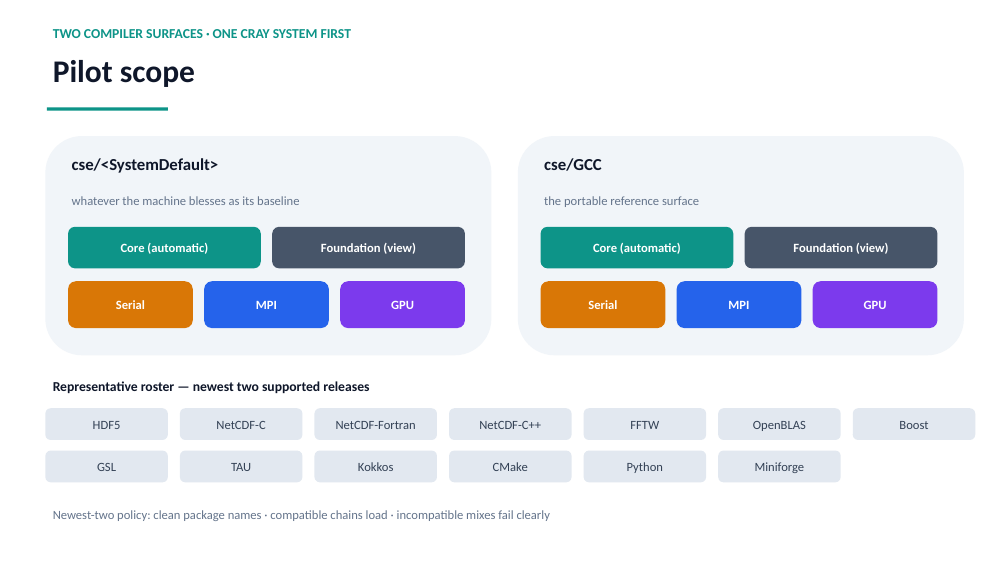
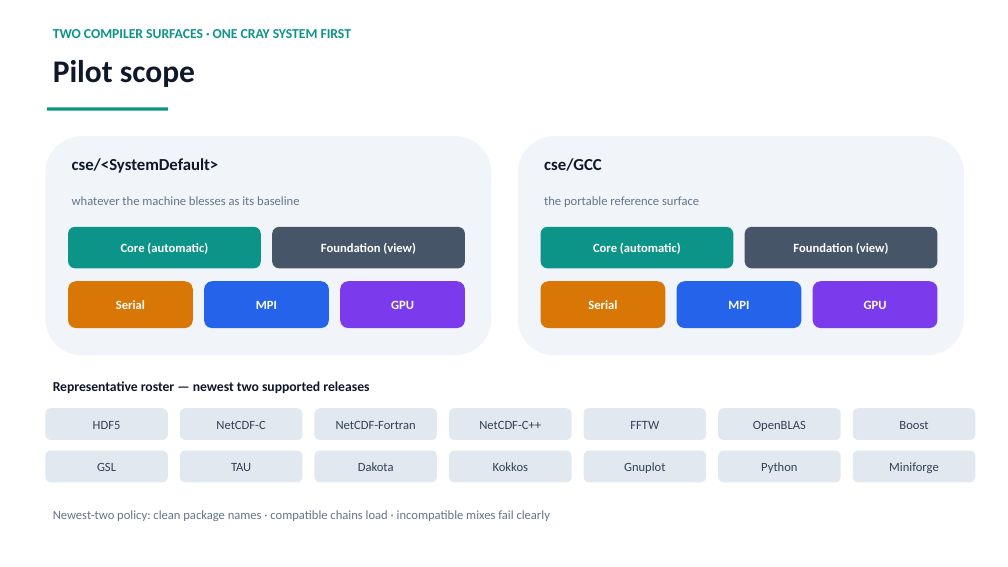
Before and after one commit to ray12514/stack-planning, a slide deck: slide 7 of presentations/cse_lanes_model.pptx. Drawn at 1008x567 pixels with LibreOffice and Linux fonts; fonts in the diff are those of the drawing. Boxes give left, top, right and bottom in pixels: in the first picture for what was removed or moved away, otherwise in the second. Text is boxed around its words. In the diff, an @@ line names an element or a change of style, - is before the commit and + after.

```diff
--- a/presentations/cse_lanes_model.pptx
+++ b/presentations/cse_lanes_model.pptx
@@ rounded rectangle added at bbox=[315, 451, 437, 482], fill #E2E8F0, 12 pt, text #334155 @@
+Dakota
@@ rounded rectangle removed at bbox=[449, 451, 572, 482] @@
-CMake
@@ rounded rectangle added at bbox=[584, 451, 706, 482], fill #E2E8F0, 12 pt, text #334155 @@
+Gnuplot
@@ 3 rounded rectangles: place and size @@
-3 rounded rectangles at bbox=[315, 451, 841, 482]
+3 rounded rectangles at bbox=[449, 451, 975, 482]
```
Also in this commit, not shown: 3 other slides changed, 1 slide added, 1 other file.
